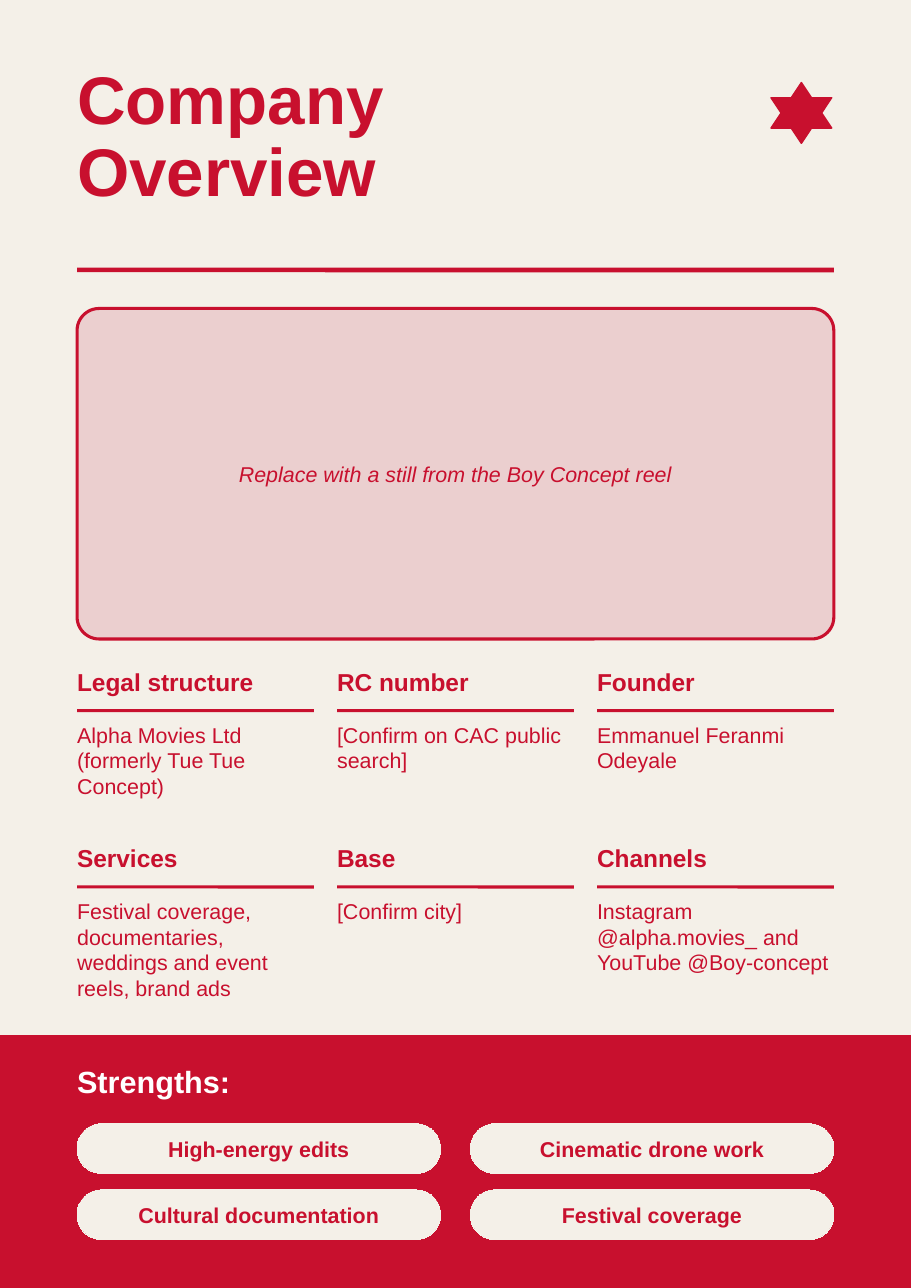
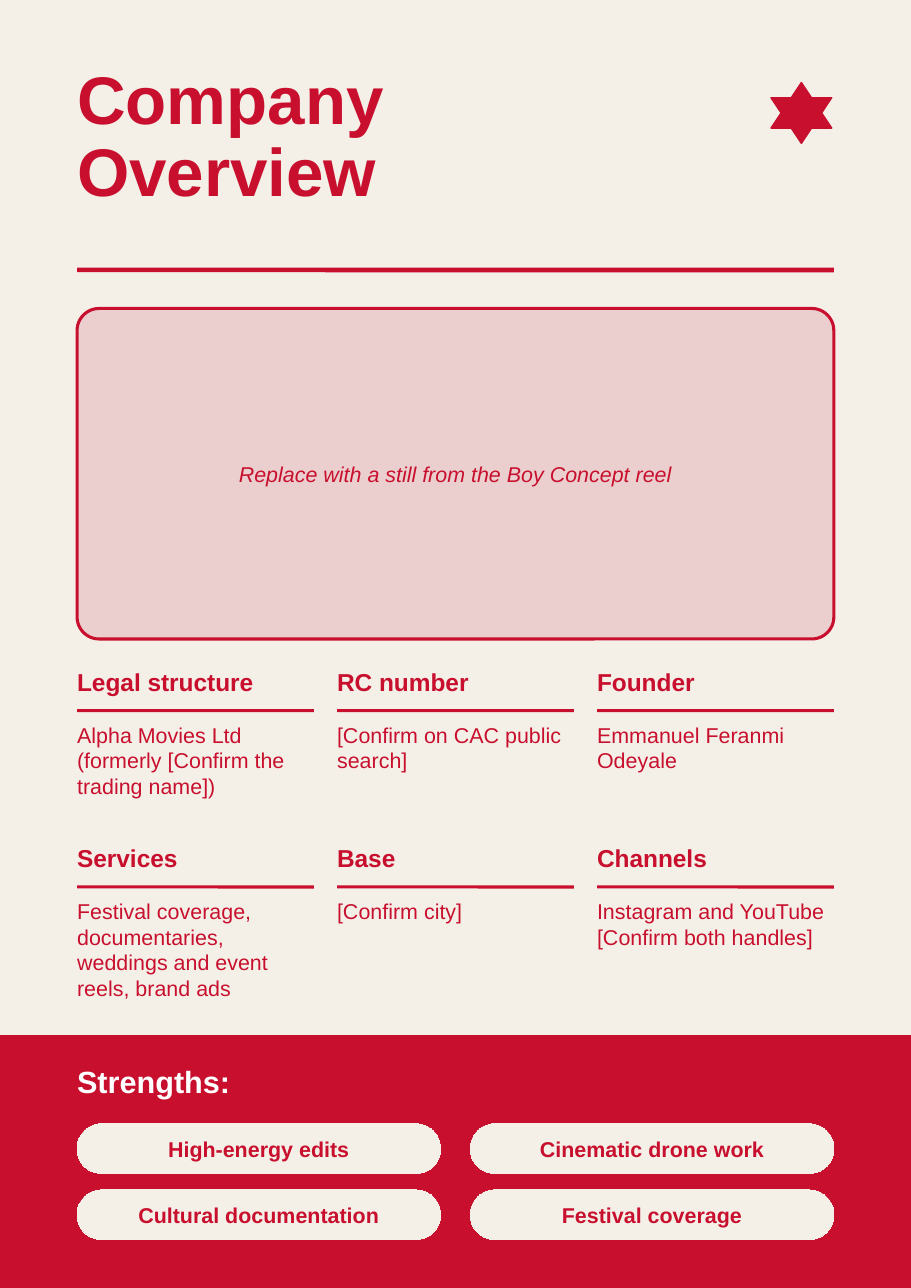
Before and after one commit to wagmiiii/alpha-movies-site, a slide deck: slide 4 of pitch/Alpha_Movies_Proposal.pptx. Drawn at 911x1288 pixels with LibreOffice and Linux fonts; fonts in the diff are those of the drawing. Boxes give left, top, right and bottom in pixels: in the first picture for what was removed or moved away, otherwise in the second. Text is boxed around its words. In the diff, an @@ line names an element or a change of style, - is before the commit and + after.

Commit message:
D-3: the deck asserted client facts it had no source for, plus a fix to PR #5 (#6)
* D-3: bracket the client facts the deck asserted as true

Slide 4 stated a former trading name and two social handles as fact. All three
come from docs/research/boy-concept-brief.md, whose own header says not to copy
names into pitch material, and one handle is contradicted by a second candidate
Ademola quoted on 2026-10-10. Now [Confirm the trading name] and [Confirm both
handles], matching the deck's existing [Confirm ...] convention.

Slide 6 promised silent hover previews. ARCHITECTURE 9 puts video on tap,
DESIGN 8 bans autoplaying iframes, and most visitors arrive on a phone with no
hover at all. Changed to poster-first cards.

Nothing was invented to replace those claims. The deck's own brackets are now
registered in a Pitch material section of the register.

* D-10: give Part 1 the Q column it lost, and add Q13

A failed edit shipped in PR #5: the answer map at the bottom keys on Q numbers
while Part 1 still had its original four columns, so the two disagreed and
Q9 and base city had no row. Part 1 now carries the Q column, covers all twelve
open questions, and adds Q13 for the registered name, any former trading name
and both handles, which is what the deck audit turned up.

* D-3, Q13: register the audit in the living docs

Q13 in the tracker, a re-audit instruction in D-3, and the rule for editing this
deck: the Presentations office engine can read the file but refuses to save it,
so text changes go through the slide part inside the zip, verified by entry
count and CRC.

```diff
--- a/pitch/Alpha_Movies_Proposal.pptx
+++ b/pitch/Alpha_Movies_Proposal.pptx
@@ text at (77, 727, 285, 799): text changed @@
-Alpha Movies Ltd (formerly Tue Tue Concept)
+Alpha Movies Ltd (formerly [Confirm the trading name])
@@ text at (597, 903, 824, 950): text changed @@
-Instagram @alpha.movies_ and YouTube @Boy-concept
+Instagram and YouTube [Confirm both handles]
```
Also in this commit, not shown: 1 other slide changed, 4 other files.
